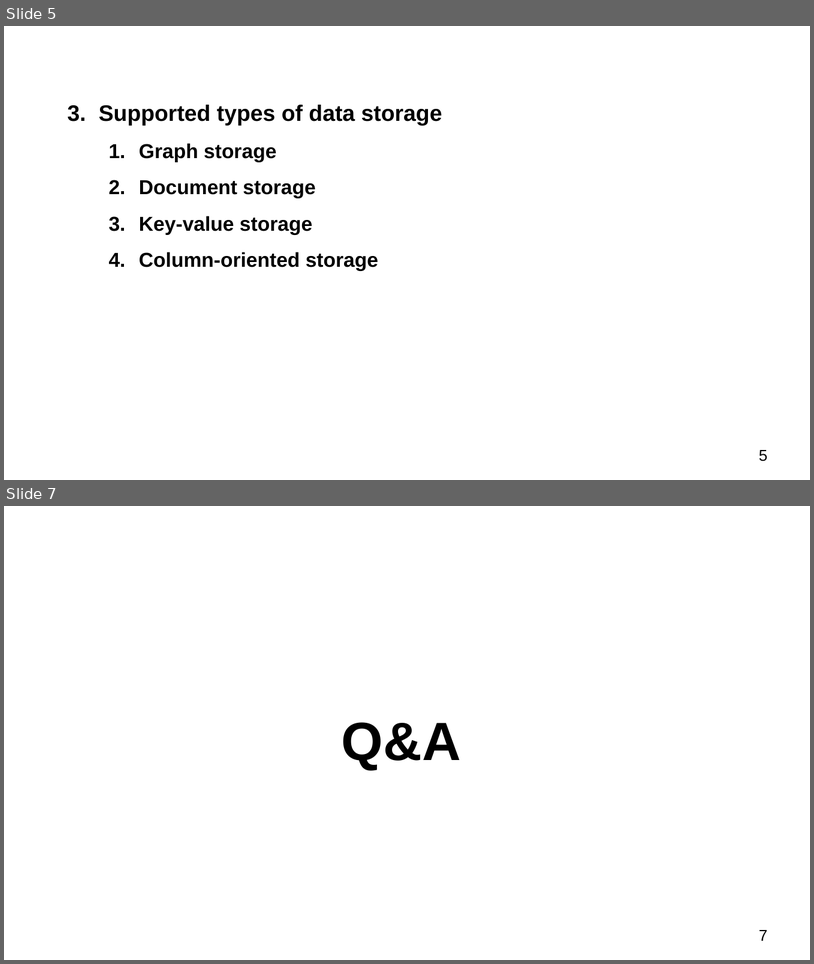
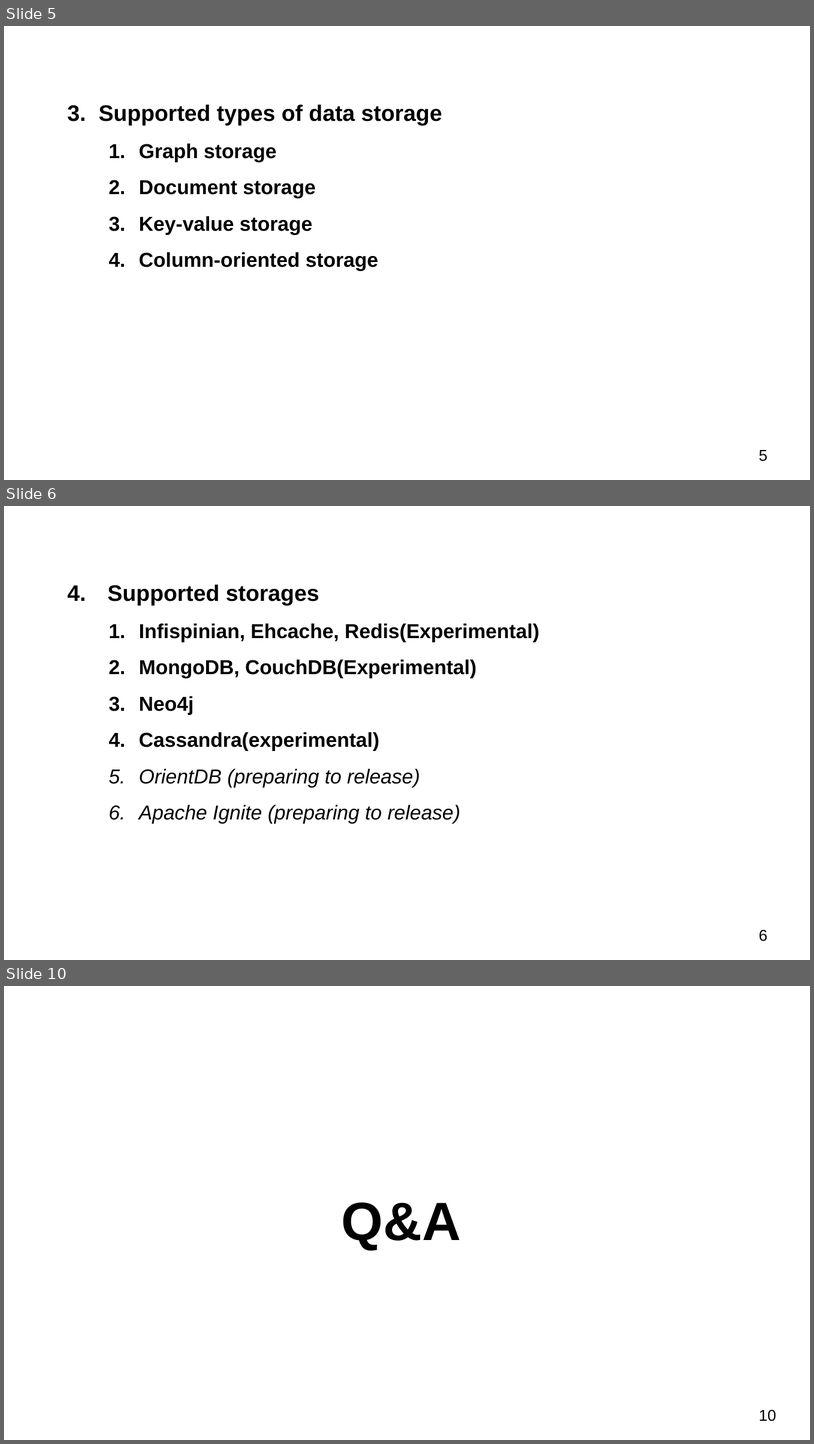
Before and after one commit to schernolyas/jpoint2017, a slide deck: presentation/jpoint2017.pptx. Shown one above the other, each under a label of ours: slides 5 and 7 before the commit, slides 5, 6 and 10 after it; the slides between them are not shown. The pictures are 814x964 and 814x1444 pixels, drawn with LibreOffice and Linux fonts; fonts in the diff are those of the drawing. Boxes give left, top, right and bottom in pixels: in the first picture for what was removed or moved away, otherwise in the second. Text is boxed around its words. In the diff, an @@ line names an element or a change of style, - is before the commit and + after.

```diff
--- a/presentation/jpoint2017.pptx
+++ b/presentation/jpoint2017.pptx
@@ slide 6 added at (4,506,810,960), background #FFFFFF @@
@@ text added at (108,585,540,823), 18 pt, text #000000, bold @@
+  4. Supported storages
+    1. Infispinian, Ehcache, Redis(Experimental)
+    2. MongoDB, CouchDB(Experimental)
+    3. Neo4j
+    4. Cassandra(experimental)
+    5. OrientDB (preparing to release)
+    6. Apache Ignite (preparing to release)
@@ page number added at (759,929,768,941), 14 pt, text #000000 @@
+6
@@ what was slide 7 is now slide 10 @@
@@ page number at (759,1409,777,1421): text changed @@
-7
+10
```
Also in this commit, not shown: 1 slide changed, 2 other slides added, 5 other files.
